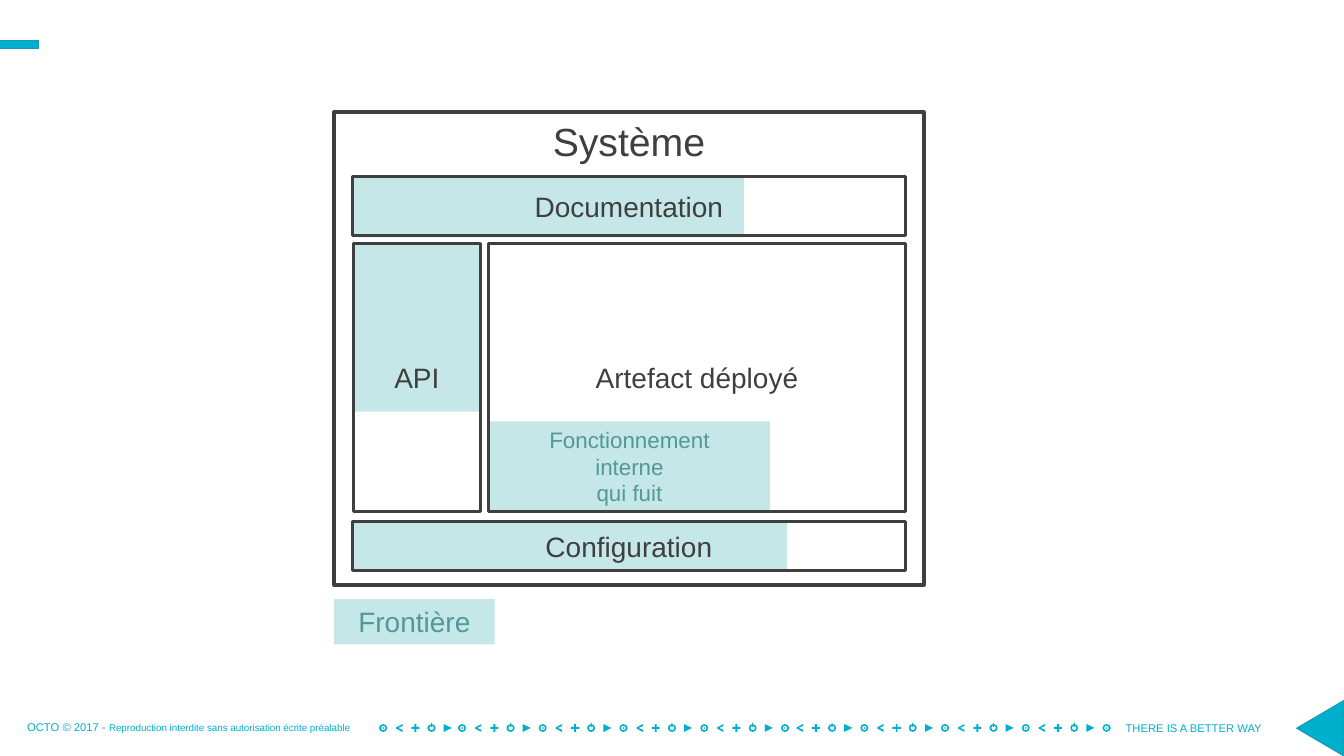
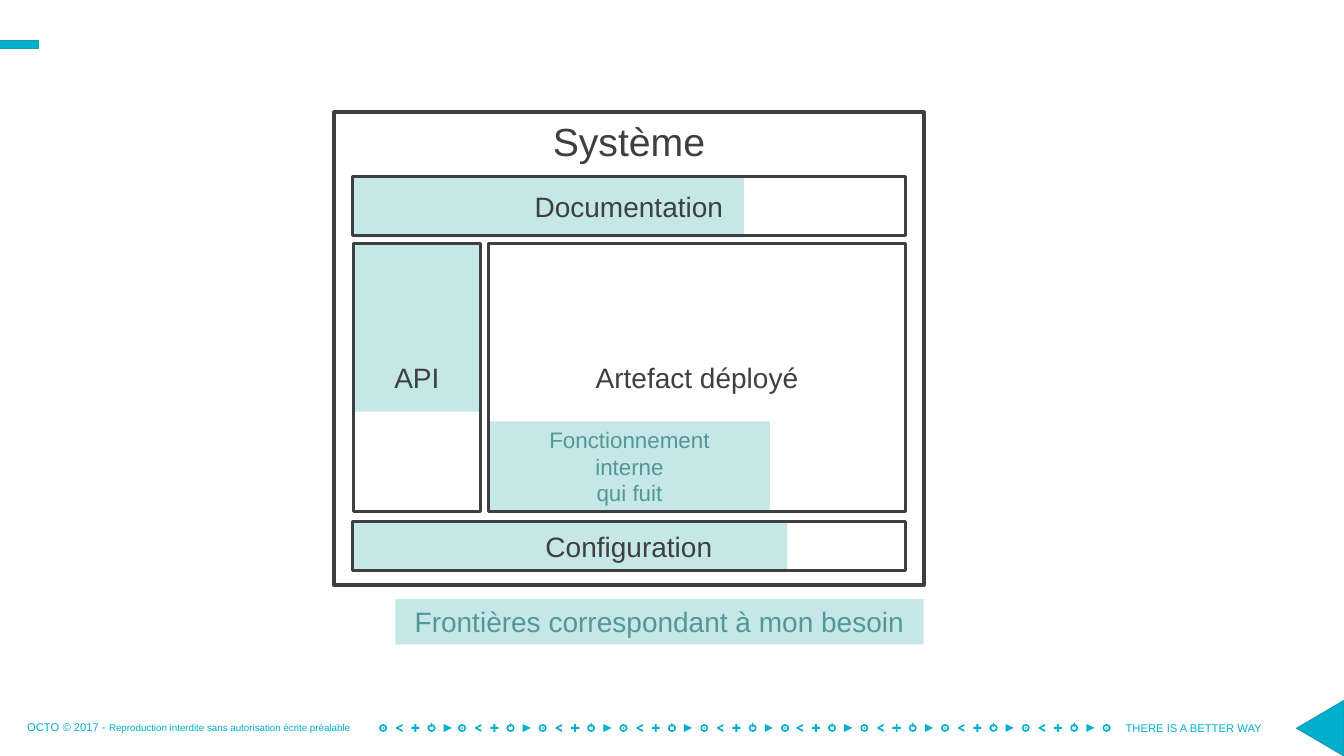
Before and after one commit to archiloque/blog, a slide deck: slide 2 of wip/frontières/illustrations.pptx. Drawn at 1344x756 pixels with LibreOffice and Linux fonts; fonts in the diff are those of the drawing. Boxes give left, top, right and bottom in pixels: in the first picture for what was removed or moved away, otherwise in the second. Text is boxed around its words. In the diff, an @@ line names an element or a change of style, - is before the commit and + after.

```diff
--- a/wip/frontières/illustrations.pptx
+++ b/wip/frontières/illustrations.pptx
@@ rectangle removed at box(334, 599, 494, 644) @@
-Frontière
@@ rectangle added at box(395, 599, 924, 644), fill #C5E7E7, 20 pt, text #549797 @@
+Frontières correspondant à mon besoin
```
Also in this commit, not shown: 6 other files.
